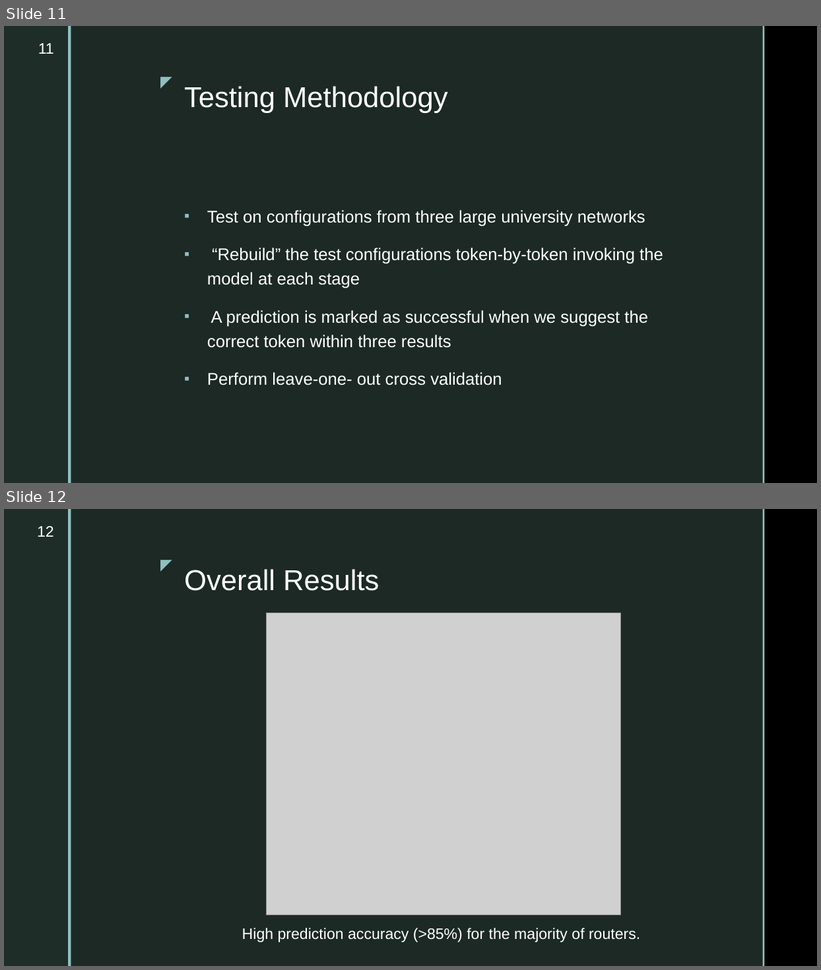
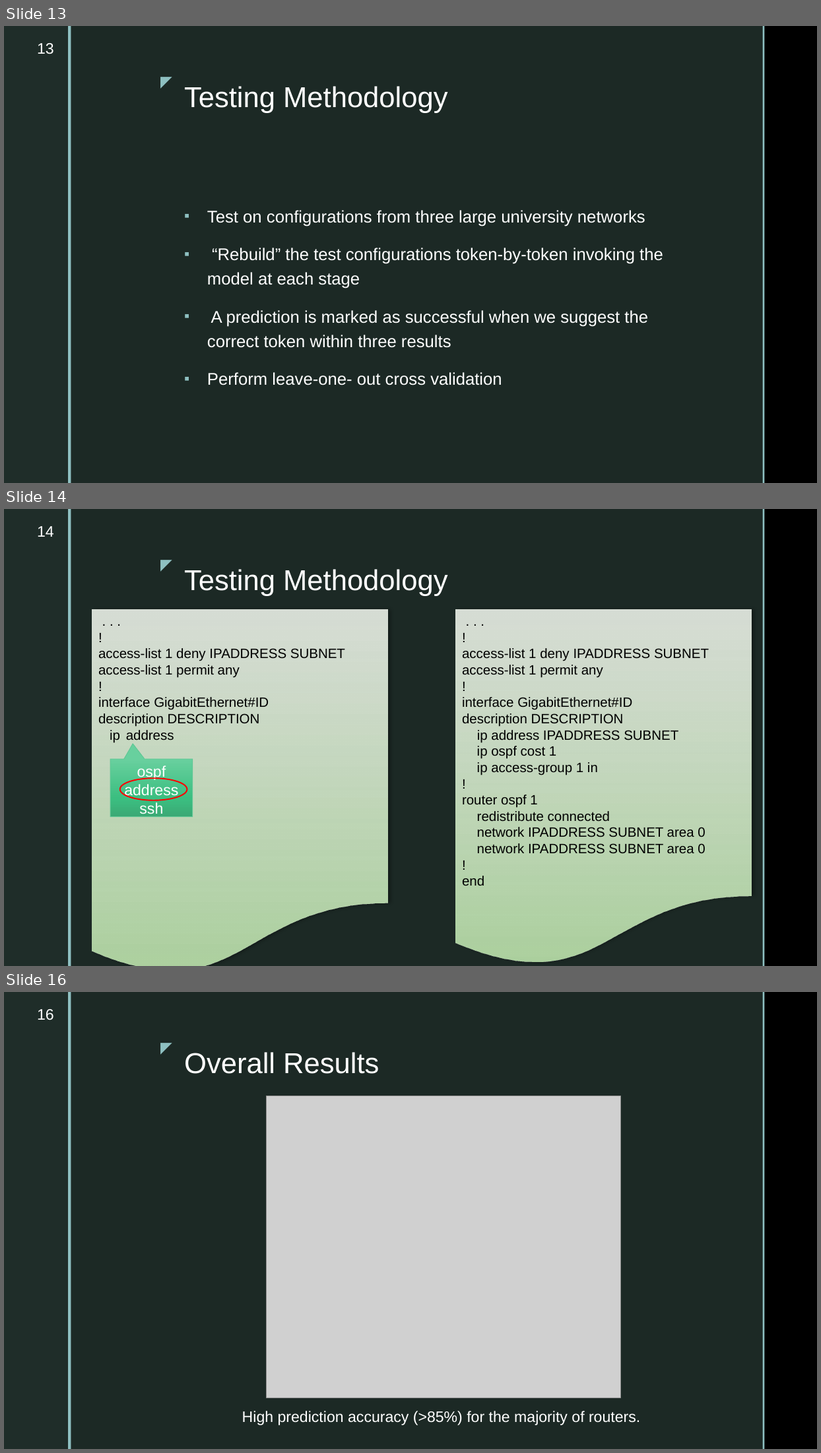
Before and after one commit to ahsanMah/config-completion, a slide deck: Final Presentation.pptx. Shown one above the other, each under a label of ours: slides 11 and 12 before the commit, slides 13, 14 and 16 after it; the slides between them are not shown. The pictures are 821x970 and 821x1453 pixels, drawn with LibreOffice and Linux fonts; fonts in the diff are those of the drawing; grey boxes stand for pictures; background and template pictures are left out. Boxes give left, top, right and bottom in pixels: in the first picture for what was removed or moved away, otherwise in the second. Text is boxed around its words. In the diff, an @@ line names an element or a change of style, - is before the commit and + after.

```diff
--- a/Final Presentation.pptx
+++ b/Final Presentation.pptx
@@ slide 14 added at [4, 509, 817, 966], background picture (left out); not listed: 5 template elements that a slide beside it also shows @@
@@ page number added at [37, 526, 54, 537], 18 pt, text #FFFFFF @@
+14
@@ title added at [184, 569, 448, 596], 34 pt, text #FFFFFF @@
+Testing Methodology
@@ flow chart document added at [92, 609, 387, 966], fill gradient #F3FAF1 to #BAE2AB, 16 pt, text #000000 @@
+. . .
+!
+access-list 1 deny IPADDRESS SUBNET
+access-list 1 permit any
+!
+interface GigabitEthernet#ID
+description DESCRIPTION
+ip
@@ flow chart document added at [456, 609, 751, 966], fill gradient #F3FAF1 to #BAE2AB, 16 pt, text #000000 @@
+. . .
+!
+access-list 1 deny IPADDRESS SUBNET
+access-list 1 permit any
+!
+interface GigabitEthernet#ID
+description DESCRIPTION
+ip address IPADDRESS SUBNET
+ip ospf cost 1
+ip access-group 1 in
+!
+router ospf 1
+redistribute connected
+network IPADDRESS SUBNET area 0
+network IPADDRESS SUBNET area 0
+!
+end
@@ text added at [126, 730, 174, 740], 16 pt, text #000000 @@
+address
@@ speech box added at [110, 759, 193, 817], fill gradient #69D09E to #3BBF80 to #3BAA75, outline #5EC795 0.75 pt, 18 pt, text #FFFFFF @@
+ospf
+address
+ssh
@@ ellipse added at [120, 779, 187, 801], outline #FF0000 1.5 pt @@
@@ what was slide 11 is now slide 13 @@
@@ page number at [37, 43, 54, 54]: text changed @@
-11
+13
@@ what was slide 12 is now slide 16 @@
@@ page number at [37, 1009, 54, 1020]: text changed @@
-12
+16
```
Also in this commit, not shown: 9 slides changed, 3 other slides added, 1 other file.
